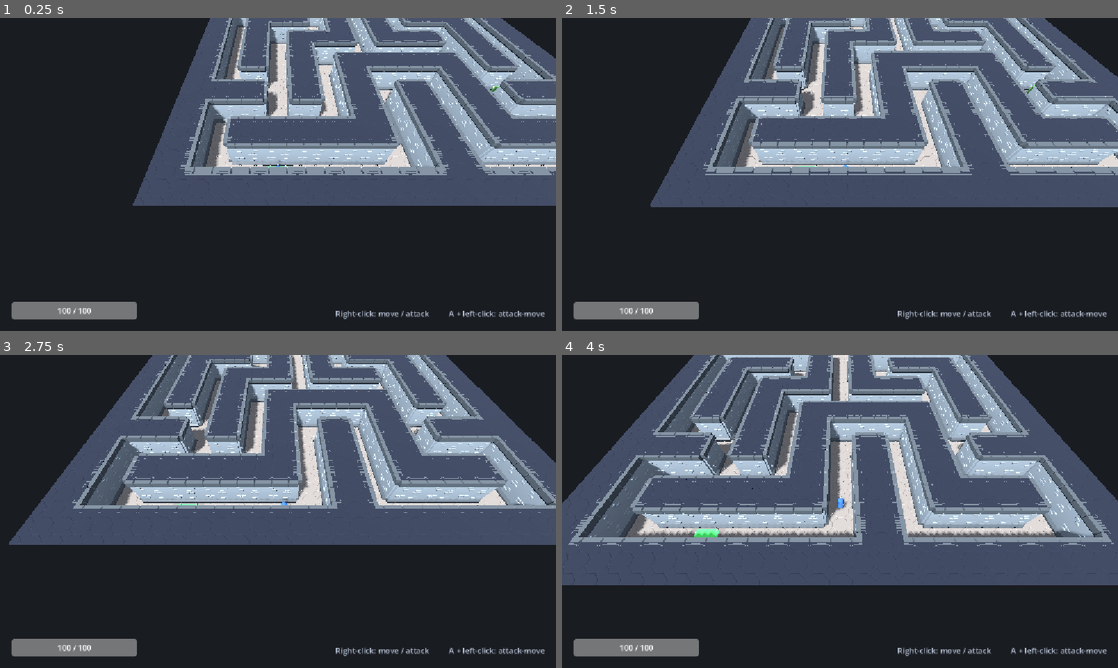
Above: before the commit, frames 1-4 (two rows, left to right).
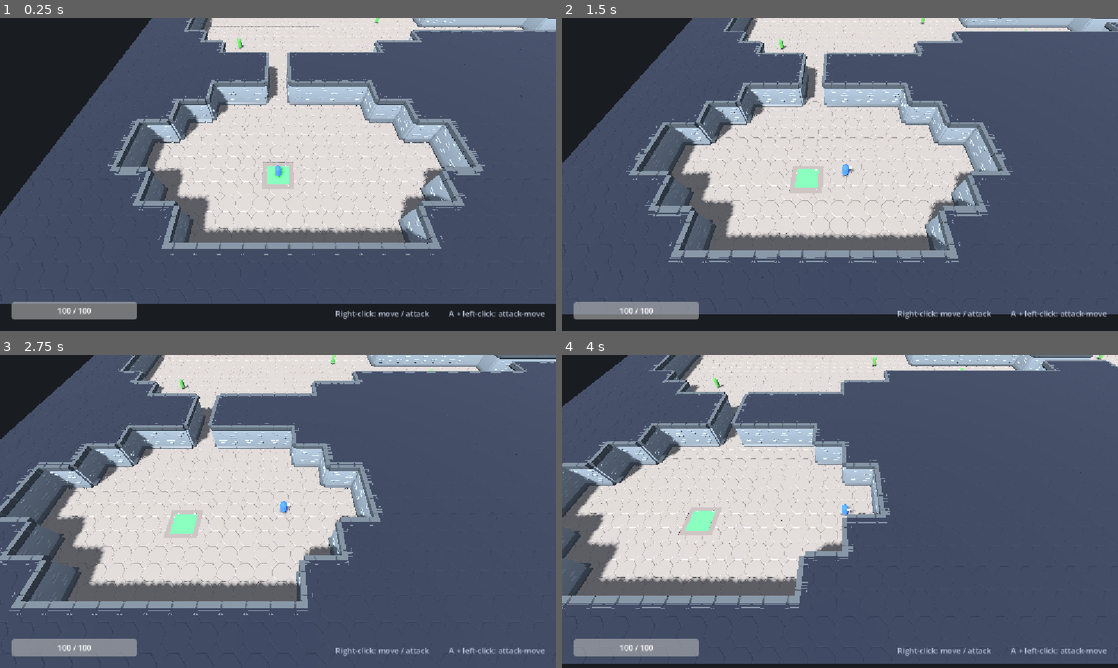
Above: after the commit, the same moments.

Repository: hipsen-systems/mg-zombies
Game: Godot game, scene res://scenes/main.tscn
Same seed, same stepped clock (60 frames per second), same inputs: the game is played once before the commit and once after it.
Inputs (mouse positions are in pixels of both pictures, inside the frame that each line leads up to):
- Up to frame 1 (0.25 s): no input
- Up to frame 2 (1.5 s): move the mouse to (962, 158) at 0.52 s; hold A (attack_move) 0.53-1.25 s; click (962, 158) at 0.67 s; drag from (728, 190) to (812, 237) at 1.27 s
- Up to frame 3 (2.75 s): move the mouse to (333, 442) at 2.02 s; press the mouse at (333, 442) at 2.03 s
- Up to frame 4 (4 s): release the mouse at (895, 442) at 2.75 s; drag from (812, 574) to (673, 464) at 2.77 s; move the mouse to (1006, 558) at 3.52 s; hold Right mouse button (move_command) from 3.53 s (still down); click (1006, 558) at 3.67 s

The runs differ from the first frame. In frame 1, 71% of the frame differs, in the area x 0-100%, y 0-92%; in frame 2, 76%; in frame 3, 81%, in the area x 0-100%, y 0-100%; in frame 4, 75%.

Commit message:
Replace the maze with an open single-path level
Issue #37. The map is now one route from start to boss whose width varies
— two clearings 10-13 cells across, a 3-cell passage between them, two
one-cell chokepoints and a two-cell boss door — plus two dead-end spurs
holding a pair of zombies each. 44x38 cells, 620 open, against the old
15x18/120.

The builder is unchanged: walls are only raised on the rock/floor
boundary, so openness was always a property of the layout string. Only
the string and the names moved.

`class_name Maze` stopped being true, so maze.gd/.tscn become
level_map.gd/.tscn and `LevelMap`, and the folder docs, root code map
and core-loop description follow.

Node count was the flagged risk and it does not bite: 5683 nodes under
LevelMap (was 1501), navmesh bake ~55 ms (was ~12), frame time 3.8-4.4 ms
against 2.7. Draw calls barely move because the pieces repeat and batch.
So floor collision stays per-cell and no batching was written; the map
doc records the measurements and what would justify revisiting.

`_boss_is_reachable()` still passes, but it only proves the grid
connects. The navmesh surviving a one-cell chokepoint is a separate
question, so the hero was ordered start-to-boss and arrives in ~29 s.
That check is now written down as the thing to repeat after editing a
chokepoint.

Co-Authored-By: Claude Opus 5 <noreply@anthropic.com>

Diff:
--- a/scenes/main.gd
+++ b/scenes/main.gd
@@ -1,8 +1,8 @@
 extends Node3D
 ## Game entry scene (issues #5, #6, #7, #11).
 ##
-## Owns the order the level comes up in: the maze builds itself in its own
-## _ready() (children run first), then this script places the hero on the maze's
+## Owns the order the level comes up in: the map builds itself in its own
+## _ready() (children run first), then this script places the hero on the map's
 ## start cell, bakes the navmesh over the geometry that now exists, and only
 ## then spawns the zombies — they path on the navmesh, so it has to exist first.
 ##
@@ -19,7 +19,7 @@
 const RESTART_DELAY := 2.5
 
 @onready var _nav_region: NavigationRegion3D = $NavigationRegion3D
-@onready var _maze: Maze = $NavigationRegion3D/Maze
+@onready var _level: LevelMap = $NavigationRegion3D/LevelMap
 @onready var _hero: Hero = $Hero
 @onready var _camera: RTSCamera = $RTSCamera
 @onready var _enemies: Node3D = $Enemies
@@ -30,7 +30,7 @@
 
 
 func _ready() -> void:
-	_hero.global_position = _maze.start_position() + Vector3(0, SPAWN_CLEARANCE, 0)
+	_hero.global_position = _level.start_position() + Vector3(0, SPAWN_CLEARANCE, 0)
 	_camera.snap_to_target()
 	_nav_region.bake_navigation_mesh(false)
 	_spawn_zombies()
@@ -41,11 +41,11 @@
 	_on_hero_health_changed(_hero.health.current, _hero.health.max_health)
 
 
-## One zombie per `Z` cell in the maze layout. The maze says where an encounter
+## One zombie per `Z` cell in the level layout. The map says where an encounter
 ## is; deciding what stands there is this scene's job, so the map stays pure
 ## geometry and never has to know the enemy scenes exist.
 func _spawn_zombies() -> void:
-	for spawn in _maze.zombie_spawn_positions():
+	for spawn in _level.zombie_spawn_positions():
 		var zombie: Zombie = ZOMBIE_SCENE.instantiate()
 		# Position before add_child: Zombie._ready() captures where it stands as
 		# "home" — the centre of the patch it roams and the anchor of its leash.
--- a/scenes/main.tscn
+++ b/scenes/main.tscn
@@ -3,7 +3,7 @@
 [ext_resource type="Script" path="res://scenes/main.gd" id="1_main"]
 [ext_resource type="Script" path="res://scenes/rts_camera.gd" id="2_camera"]
 [ext_resource type="PackedScene" path="res://scenes/hero/hero.tscn" id="3_hero"]
-[ext_resource type="PackedScene" path="res://scenes/map/maze.tscn" id="4_maze"]
+[ext_resource type="PackedScene" path="res://scenes/map/level_map.tscn" id="4_level_map"]
 
 [sub_resource type="Environment" id="Environment_main"]
 background_mode = 1
@@ -31,7 +31,7 @@
 [node name="NavigationRegion3D" type="NavigationRegion3D" parent="."]
 navigation_mesh = SubResource("NavigationMesh_main")
 
-[node name="Maze" parent="NavigationRegion3D" instance=ExtResource("4_maze")]
+[node name="LevelMap" parent="NavigationRegion3D" instance=ExtResource("4_level_map")]
 
 [node name="Hero" parent="." instance=ExtResource("3_hero")]
 transform = Transform3D(1, 0, 0, 0, 1, 0, 0, 0, 1, 0, 0.1, 0)
--- a/scenes/map/maze.gd
+++ b/scenes/map/level_map.gd
@@ -1,11 +1,16 @@
-class_name Maze
+class_name LevelMap
 extends Node3D
-## Grid-driven maze builder (issue #6).
+## Grid-driven level builder (issues #6, #37).
 ##
 ## The map is authored as ASCII in [member layout] — one character per 4×4
 ## cell — and turned into KayKit dungeon geometry at runtime. Authoring a map
 ## is therefore editing a text block, not placing hundreds of nodes by hand,
 ## and the .tscn stays tiny.
+##
+## Openness is a property of the layout, not of this builder: walls are only
+## raised on the rock/floor boundary, so a 12-cell-wide clearing costs the same
+## code as a one-cell corridor. That is why issue #37 replaced the maze with an
+## open level without touching the build rules.
 ##
 ## Everything this builds is a StaticBody3D with a real collision shape,
 ## because the NavigationMesh parses static colliders only (see
@@ -29,7 +34,7 @@
 const CELL_BOSS := "B"
 ## An ordinary floor cell that also marks where a zombie spawns (issue #7).
 ## Encounters are authored in the layout for the same reason the map is: placing
-## an enemy is editing one character. The maze itself never instances enemies —
+## an enemy is editing one character. The map itself never instances enemies —
 ## scenes/main.gd reads [method zombie_spawn_positions] and does that.
 const CELL_ZOMBIE := "Z"
 
@@ -53,36 +58,64 @@
 
 ## The map. North is row 0. Must be rectangular; exactly one S and one B.
 ##
-## Corridors are one cell (4 units) wide, which leaves ~3 units of clear space
-## once the walls straddle the cell edges. Agents travel them single-file: the
-## navmesh bakes at agent_radius 1.0 (see the gotcha in CLAUDE.md), so the
-## walkable ribbon is only ~1 unit wide. Two 0.4-radius agents fit across that
-## with ~0.2 to spare, but nothing steers them apart — avoidance_enabled is off
-## and no code sets it — so in practice they queue. Chokepoints are the default,
-## not the exception; encounter design should assume a queue, not a brawl.
+## One route runs from `S` (bottom left) to `B` (top right), and its width is
+## the thing that varies: 10-cell clearings, a 3-cell-thick passage between
+## them, and two deliberate one-cell chokepoints. Two dead-end spurs hang off
+## the route — a chamber north of the first clearing and a vault south of the
+## second — each holding a pair of zombies and nothing else. There is no second
+## way round: every path from `S` to `B` goes through both chokepoints.
+##
+## **A one-cell chokepoint is single-file, and that is now a choice per
+## location rather than a property of the whole map.** The navmesh bakes at
+## agent_radius 1.0 (see the gotcha in CLAUDE.md), so the walkable ribbon
+## through a one-cell gap is only ~1 unit wide. Two 0.4-radius agents fit across
+## it with ~0.2 to spare, but nothing steers them apart — avoidance_enabled is
+## off and no code sets it — so in practice they queue. Put a chokepoint where a
+## queue is the encounter you want; a clearing is where units can spread out.
 ##
 ## Zombie spawns (`Z`) are kept well clear of the start cell: a zombie inside
-## its own detection radius of `S` would charge the hero the moment the run
-## begins, before the player has taken a single step.
+## its own detection radius (12 units = 3 cells) of `S` would charge the hero
+## the moment the run begins, before the player has taken a single step. The
+## nearest one here is 7 cells away.
 @export var layout: PackedStringArray = PackedStringArray([
-	"###############",
-	"#####.....#####",
-	"#####.....#####",
-	"#####..B.Z#####",
-	"#####.....#####",
-	"#######.#######",
-	"#...Z.#.#..Z..#",
-	"#.###.#.#.###.#",
-	"#.#...#.#...#.#",
-	"#.#.###.###.#.#",
-	"#.#.#...Z...#.#",
-	"#.#.#.#####.#.#",
-	"#...#.#...#.Z.#",
-	"###.#.#.#.#.###",
-	"#.....#.#.#...#",
-	"#.#####.#.###Z#",
-	"#..S....#.....#",
-	"###############",
+	"############################################",
+	"############################################",
+	"########################...............#####",
+	"######################...................###",
+	"#####################....................###",
+	"#####################...Z.................##",
+	"####################..........B...........##",
+	"####################..................Z...##",
+	"#####################.....................##",
+	"#####################....................###",
+	"######################........Z.........####",
+	"########################..............######",
+	"############################......##########",
+	"#############################....###########",
+	"#####.....####################..############",
+	"####.Z...Z.#################..Z..###########",
+	"####.......################......###########",
+	"######..##################.....#############",
+	"######...#################..Z..#############",
+	"######...#################.........#########",
+	"####........#############..............#####",
+	"###...........##########......Z.........####",
+	"##...Z.........#########.................###",
+	"##..........Z..#########..Z..............###",
+	"##...................###..................##",
+	"##...............Z.......Z................##",
+	"##..Z................###.............Z....##",
+	"###..........###########........Z........###",
+	"####...Z...##############...............####",
+	"######.####################..........#######",
+	"######.########################...##########",
+	"####......#####################..###########",
+	"###........##################........#######",
+	"##..........#################..Z..Z..#######",
+	"##....S.....##################......########",
+	"###........#################################",
+	"####......##################################",
+	"############################################",
 ])
 
 var _start_cell := Vector2i(-1, -1)
@@ -106,7 +139,7 @@
 
 
 ## Floor-level world positions of every `Z` cell, in layout order. Whoever
-## instances the enemies decides what to put there; the maze only says where.
+## instances the enemies decides what to put there; the map only says where.
 func zombie_spawn_positions() -> Array[Vector3]:
 	var positions: Array[Vector3] = []
 	for cell in _zombie_cells:
@@ -114,7 +147,7 @@
 	return positions
 
 
-## Rebuild the maze from [member layout]. Safe to call again after editing it.
+## Rebuild the level from [member layout]. Safe to call again after editing it.
 func build() -> void:
 	for child in get_children():
 		remove_child(child)
@@ -143,7 +176,7 @@
 
 	if not _boss_is_reachable():
 		push_error(
-			"Maze: the boss cell is walled off from the start cell. " +
+			"LevelMap: the boss cell is walled off from the start cell. " +
 			"Fix `layout` — the map is unplayable as authored."
 		)
 	built.emit()
@@ -151,12 +184,12 @@
 
 func _validate_layout() -> bool:
 	if layout.is_empty():
-		push_error("Maze: `layout` is empty.")
+		push_error("LevelMap: `layout` is empty.")
 		return false
 	var width := layout[0].length()
 	for row in layout.size():
 		if layout[row].length() != width:
-			push_error("Maze: row %d is %d cells wide, expected %d." % [
+			push_error("LevelMap: row %d is %d cells wide, expected %d." % [
 				row, layout[row].length(), width,
 			])
 			return false
@@ -166,7 +199,7 @@
 		starts += row.count(CELL_START)
 		bosses += row.count(CELL_BOSS)
 	if starts != 1 or bosses != 1:
-		push_error("Maze: expected exactly one '%s' and one '%s', found %d and %d." % [
+		push_error("LevelMap: expected exactly one '%s' and one '%s', found %d and %d." % [
 			CELL_START, CELL_BOSS, starts, bosses,
 		])
 		return false
--- /dev/null
+++ b/scenes/map/level_map.tscn
@@ -0,0 +1,6 @@
+[gd_scene load_steps=2 format=3]
+
+[ext_resource type="Script" path="res://scenes/map/level_map.gd" id="1_level_map"]
+
+[node name="LevelMap" type="Node3D"]
+script = ExtResource("1_level_map")
--- a/scenes/map/maze.tscn
+++ /dev/null
@@ -1,6 +0,0 @@
-[gd_scene load_steps=2 format=3]
-
-[ext_resource type="Script" path="res://scenes/map/maze.gd" id="1_maze"]
-
-[node name="Maze" type="Node3D"]
-script = ExtResource("1_maze")
Renamed: scenes/map/maze.gd.uid -> scenes/map/level_map.gd.uid
Not shown, changed: CLAUDE.md
Not shown, changed: assets/CLAUDE.md
Not shown, changed: scenes/CLAUDE.md
Not shown, changed: scenes/enemies/CLAUDE.md
Not shown, changed: scenes/map/CLAUDE.md
